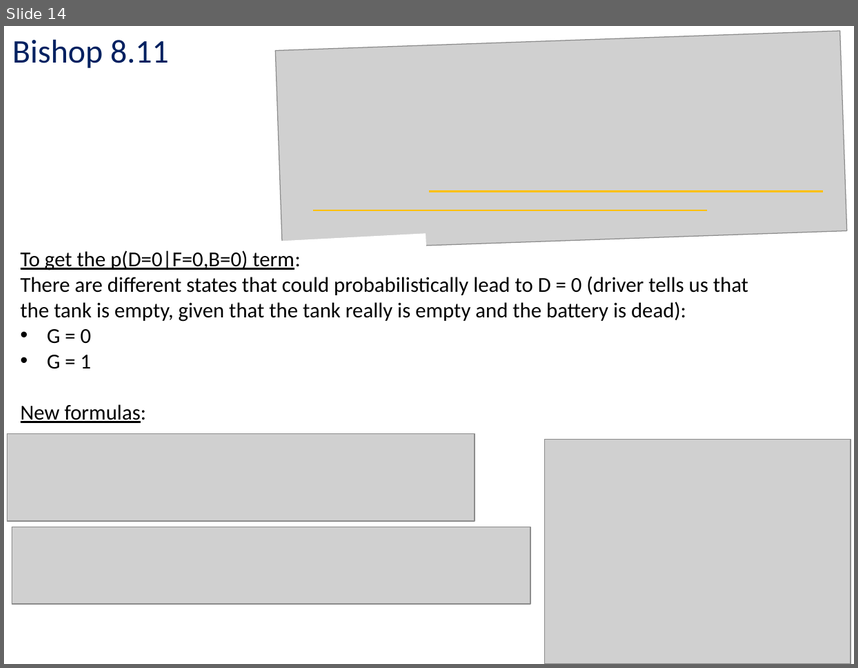
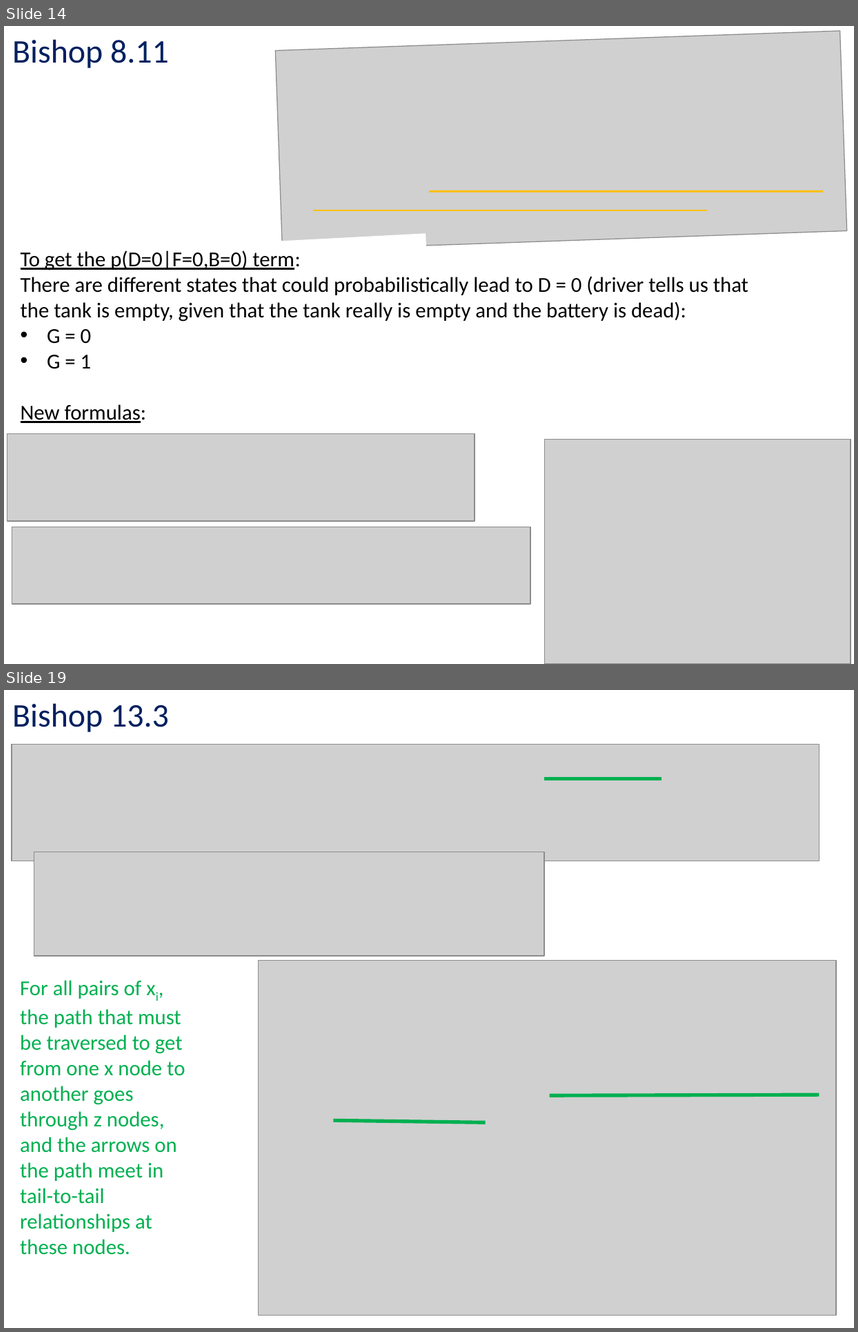
Before and after one commit to kc13/CS1675, a slide deck: recitation12/cs1675_rec12_nov30.pptx. Shown one above the other, each under a label of ours: slide 14 before the commit, slides 14 and 19 after it; the slides between them are not shown. The pictures are 858x668 and 858x1332 pixels, drawn with LibreOffice and Linux fonts; fonts in the diff are those of the drawing; grey boxes stand for pictures. Boxes give left, top, right and bottom in pixels: in the first picture for what was removed or moved away, otherwise in the second. Text is boxed around its words. In the diff, an @@ line names an element or a change of style, - is before the commit and + after.

```diff
--- a/recitation12/cs1675_rec12_nov30.pptx
+++ b/recitation12/cs1675_rec12_nov30.pptx
@@ slide 19 added at <box>4,690,854,1328</box>, background #FFFFFF @@
@@ text added at <box>12,703,169,732</box>, 28 pt, text #002060 @@
+Bishop 13.3
@@ picture added at <box>12,745,819,861</box> @@
@@ line added from (545, 778) to (662, 778), #00B050 3 pt @@
@@ picture added at <box>34,852,545,956</box> @@
@@ picture added at <box>258,960,836,1315</box> @@
@@ text added at <box>20,980,185,1254</box>, 18 pt, text #00B050 @@
+For all pairs of xi, the path that must be traversed to get from one x node to another goes through z nodes, and the arrows on the path meet in tail-to-tail relationships at these nodes.
@@ line added from (550, 1096) to (819, 1094), #00B050 3 pt @@
@@ line added from (333, 1120) to (485, 1122), #00B050 3 pt @@
```
Also in this commit, not shown: 2 slides changed, 6 other slides added.
